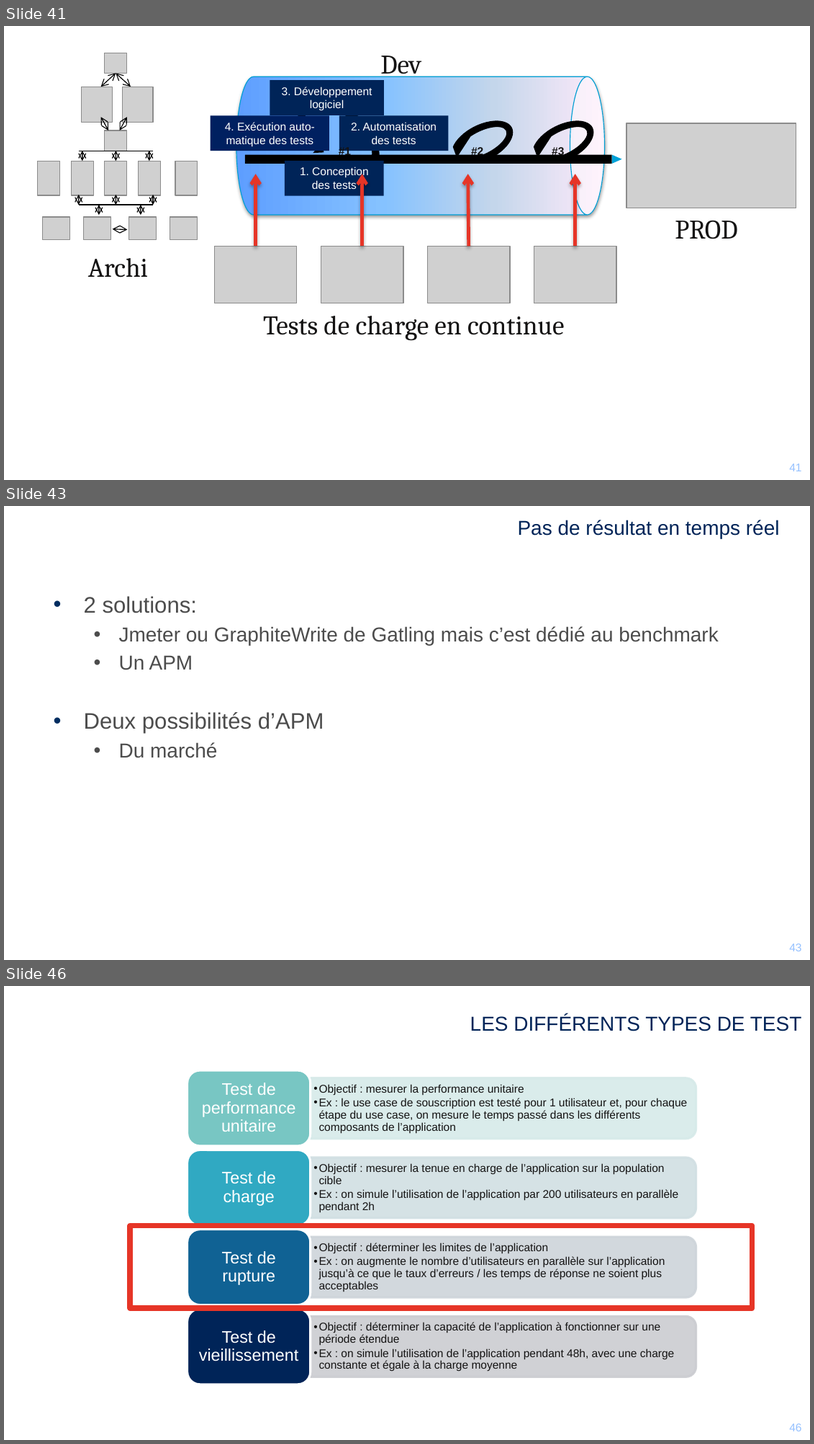
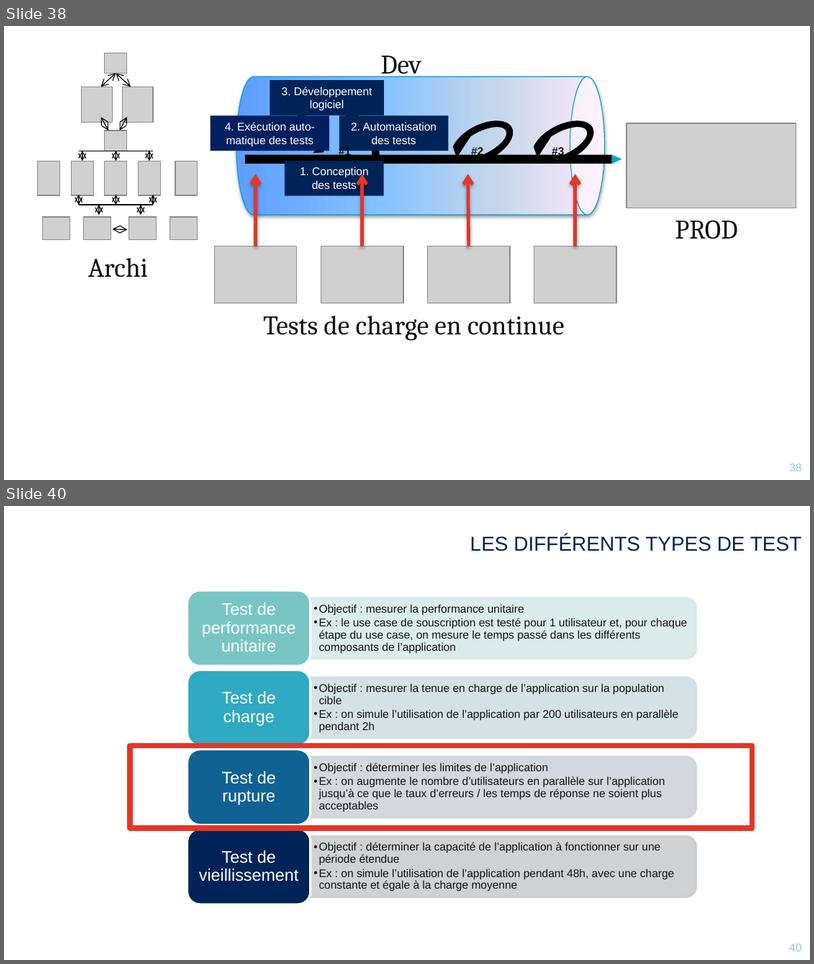
Before and after one commit to mikrob/perfuniversity, a slide deck: PerfUniversity.pptx. Shown one above the other, each under a label of ours: slides 41, 43 and 46 before the commit, slides 38 and 40 after it; the slides between them are not shown. The pictures are 814x1444 and 814x964 pixels, drawn with LibreOffice and Linux fonts; fonts in the diff are those of the drawing; grey boxes stand for pictures; background and template pictures are left out. Boxes give left, top, right and bottom in pixels: in the first picture for what was removed or moved away, otherwise in the second. Text is boxed around its words. In the diff, an @@ line names an element or a change of style, - is before the commit and + after.

```diff
--- a/PerfUniversity.pptx
+++ b/PerfUniversity.pptx
@@ slide 43 removed at (x1=4, y1=506, x2=810, y2=960), background picture (left out); not listed: 2 template elements that a slide beside it also shows @@
@@ title removed at (x1=518, y1=520, x2=780, y2=538) @@
-Pas de résultat en temps réel
@@ text removed at (x1=84, y1=596, x2=718, y2=758) @@
-• 2 solutions:
-  • Jmeter ou GraphiteWrite de Gatling mais c’est dédié au benchmark
-  • Un APM
-• Deux possibilités d’APM
-  • Du marché
@@ what was slide 41 is now slide 38 @@
@@ page number at (x1=783, y1=463, x2=795, y2=471): text changed @@
-41
+38
@@ page number at (x1=790, y1=463, x2=802, y2=471): text changed @@
-41
+38
@@ what was slide 46 is now slide 40 @@
@@ page number at (x1=790, y1=943, x2=802, y2=951): text changed @@
-46
+40
```
Also in this commit, not shown: 14 slides changed, 8 slides added, 11 other slides removed.
